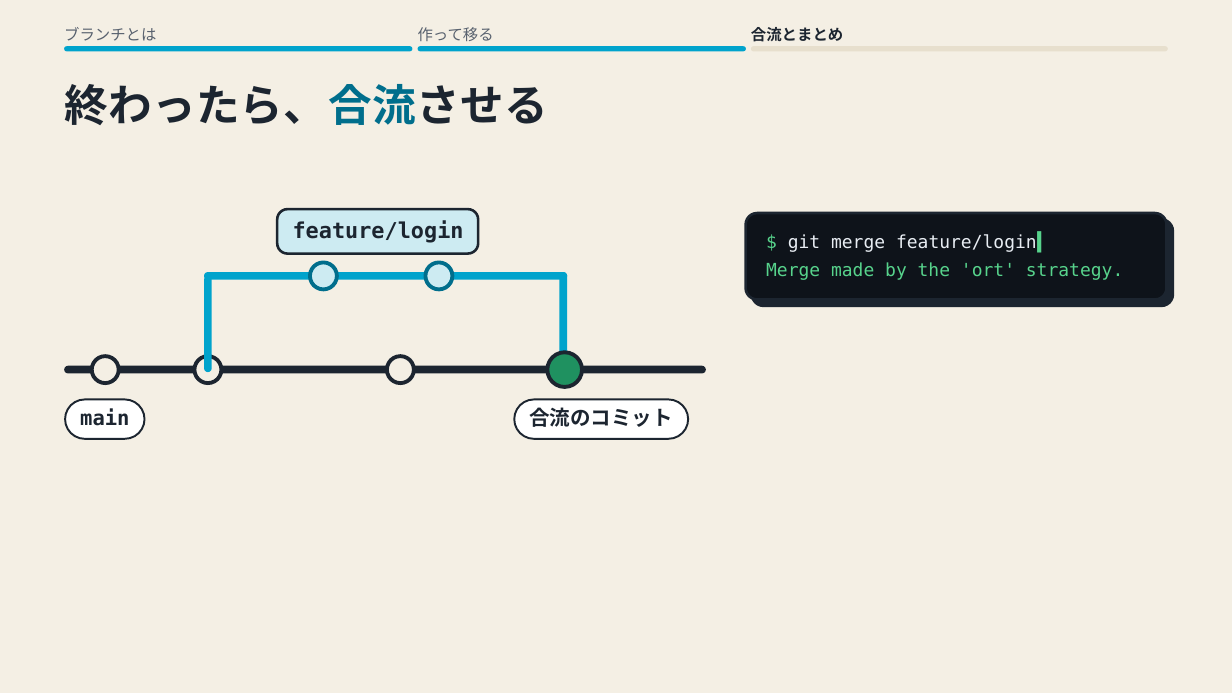
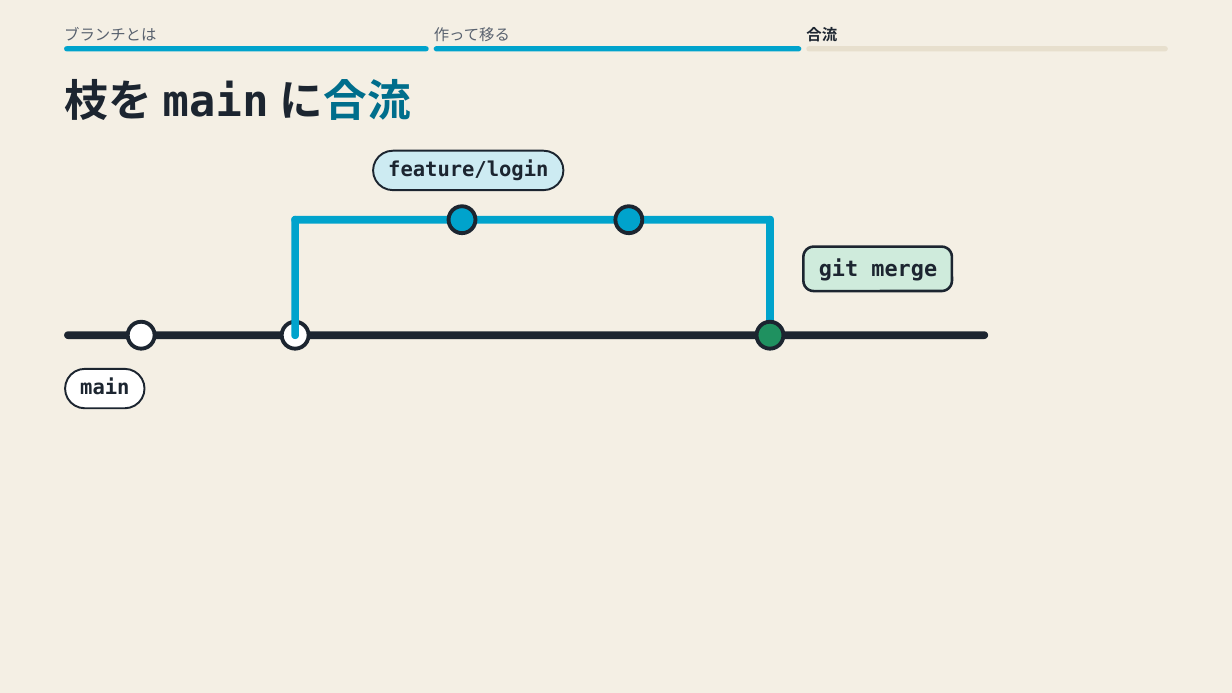
Before and after one commit to yukihito-jokyu/context, a slide deck: slide 3 of docs/artifacts/skills/motion-deck/git-branch.pptx. Drawn at 1232x693 pixels with LibreOffice and Linux fonts; fonts in the diff are those of the drawing. Boxes give left, top, right and bottom in pixels: in the first picture for what was removed or moved away, otherwise in the second. Text is boxed around its words. In the diff, an @@ line names an element or a change of style, - is before the commit and + after.

```diff
--- a/docs/artifacts/skills/motion-deck/git-branch.pptx
+++ b/docs/artifacts/skills/motion-deck/git-branch.pptx
@@ text "作って移る": place and size @@
-text "作って移る" at [418,27,494,41]
+text "作って移る" at [434,27,510,41]
@@ text at [806,27,837,42]: text changed @@
-合流とまとめ
+合流
@@ rounded rectangle: place and size @@
-rounded rectangle at [64,46,412,52]
+rounded rectangle at [64,46,428,52]
@@ rounded rectangle: place and size @@
-rounded rectangle at [418,46,746,52]
+rounded rectangle at [433,46,801,52]
@@ rounded rectangle: place and size @@
-rounded rectangle at [751,46,1168,52]
+rounded rectangle at [807,46,1168,52]
@@ text removed at [64,84,548,125] @@
-終わったら、合流させる
@@ text added at [64,79,412,120], 34 pt, text #1C2530, bold @@
+枝を main に合流
@@ rounded rectangle added at [373,151,564,190], fill #CDEBF2, outline #1C2530 1.5 pt @@
@@ text "feature/login": place and size @@
-text "feature/login" at [293,220,464,243]
+text "feature/login" at [388,160,548,181]
@@ text "feature/login" at [388,160,548,181]: size 17 to 16 pt @@
@@ rounded rectangle removed at [277,209,479,253] @@
@@ rounded rectangle: place and size @@
-rounded rectangle at [425,262,452,289]
+rounded rectangle at [448,206,475,233]
@@ rounded rectangle at [448,206,475,233]: fill #CDEBF2 to #00A3CC; outline #006E8C 3 pt to #1C2530 3 pt @@
@@ rounded rectangle added at [616,206,642,233], fill #00A3CC, outline #1C2530 3 pt @@
@@ rounded rectangle: place and size @@
-rounded rectangle at [204,276,212,372]
+rounded rectangle at [291,216,299,339]
@@ rounded rectangle: place and size @@
-rounded rectangle at [204,272,567,279]
+rounded rectangle at [291,216,774,224]
@@ rounded rectangle removed at [746,213,1167,300] @@
@@ rounded rectangle: place and size @@
-rounded rectangle at [560,272,567,374]
+rounded rectangle at [766,216,774,339]
@@ text removed at [766,262,1123,280] @@
-Merge made by the 'ort' strategy.
@@ rounded rectangle added at [803,247,952,291], fill #CFEBDC, outline #1C2530 2 pt @@
@@ text at [819,258,937,281]: text changed; size 14 to 17 pt; text colour #E8EDF3 to #1C2530; bold on @@
-$ git merge feature/login▍
+git merge
@@ rounded rectangle: place and size @@
-rounded rectangle at [91,356,118,383]
+rounded rectangle at [128,322,154,348]
@@ rounded rectangle at [128,322,154,348]: fill #F4EFE4 to #FFFFFF @@
@@ rounded rectangle: place and size @@
-rounded rectangle at [310,262,336,289]
+rounded rectangle at [282,322,309,348]
@@ rounded rectangle at [282,322,309,348]: fill #CDEBF2 to #FFFFFF; outline #006E8C 3 pt to #1C2530 3 pt @@
@@ rounded rectangle: place and size @@
-rounded rectangle at [547,352,582,387]
+rounded rectangle at [757,322,784,348]
@@ rounded rectangle: place and size @@
-rounded rectangle at [64,366,705,373]
+rounded rectangle at [64,332,988,339]
@@ rounded rectangle removed at [194,356,221,383] @@
@@ rounded rectangle removed at [387,356,414,383] @@
@@ rounded rectangle: place and size @@
-rounded rectangle at [65,399,144,439]
+rounded rectangle at [65,369,144,409]
@@ text "main": place and size @@
-text "main" at [80,408,129,426]
+text "main" at [80,378,129,395]
@@ rounded rectangle removed at [515,399,689,439] @@
@@ text removed at [529,407,672,427] @@
-合流のコミット
```
Also in this commit, not shown: 2 other slides changed, 1 slide added, 1 slide removed, 15 other files.
